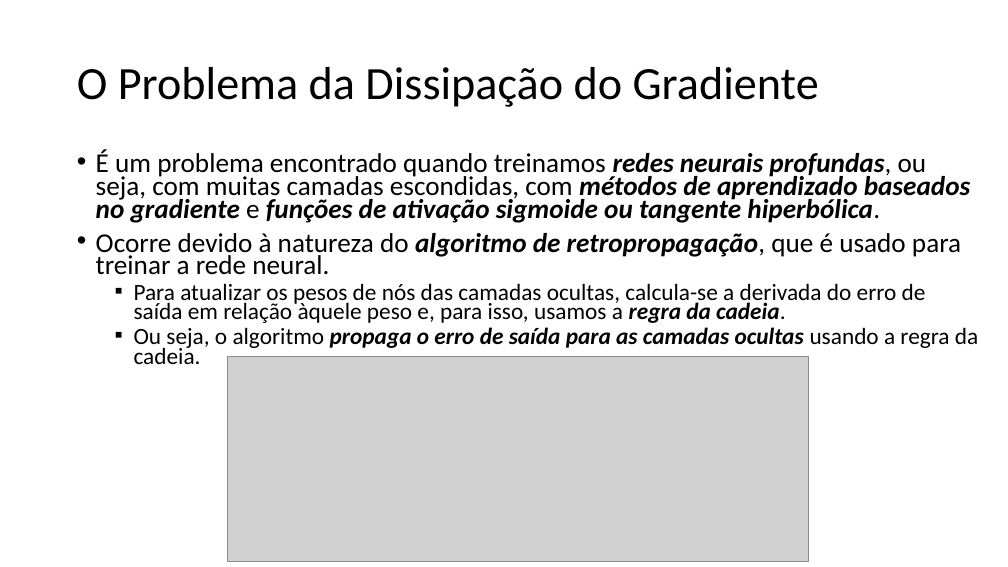
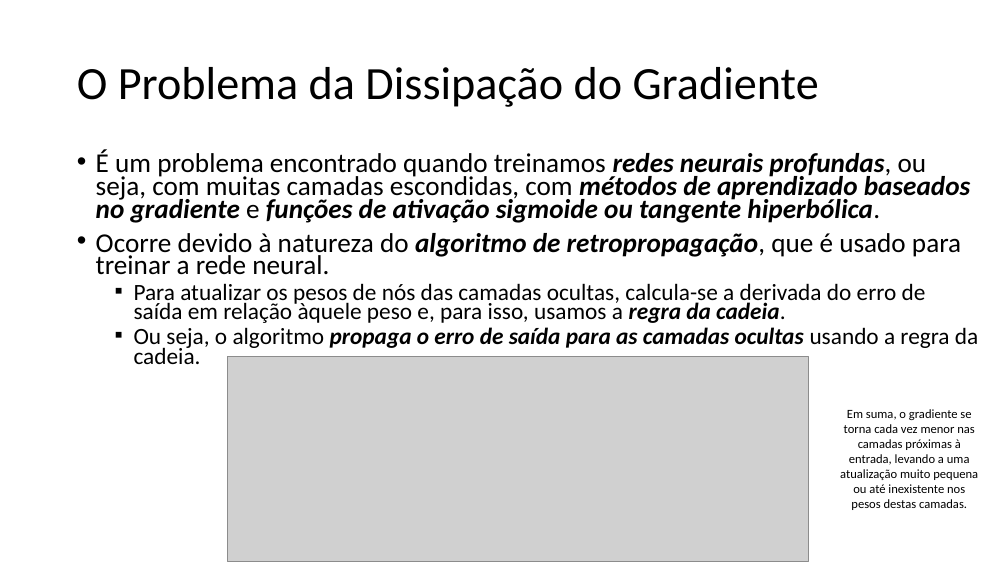
Before and after one commit to zz4fap/t320_aprendizado_de_maquina, a slide deck: slide 10 of slides/T320_Redes_Neurais_Artificiais (Parte II).pptx. Drawn at 1008x567 pixels with LibreOffice and Linux fonts; fonts in the diff are those of the drawing; grey boxes stand for pictures. Boxes give left, top, right and bottom in pixels: in the first picture for what was removed or moved away, otherwise in the second. Text is boxed around its words. In the diff, an @@ line names an element or a change of style, - is before the commit and + after.

```diff
--- a/slides/T320_Redes_Neurais_Artificiais (Parte II).pptx
+++ b/slides/T320_Redes_Neurais_Artificiais (Parte II).pptx
@@ text added at box(840, 409, 978, 510), 12 pt, text #000000 @@
+Em suma, o gradiente se torna cada vez menor nas camadas próximas à entrada, levando a uma atualização muito pequena ou até inexistente nos pesos destas camadas.
```
Also in this commit, not shown: 2 other files.
